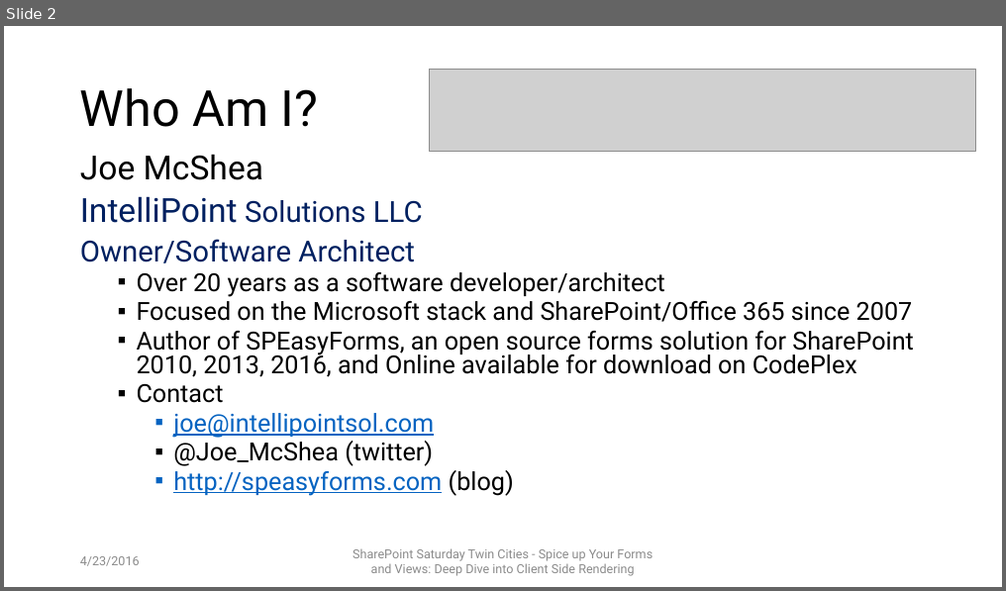
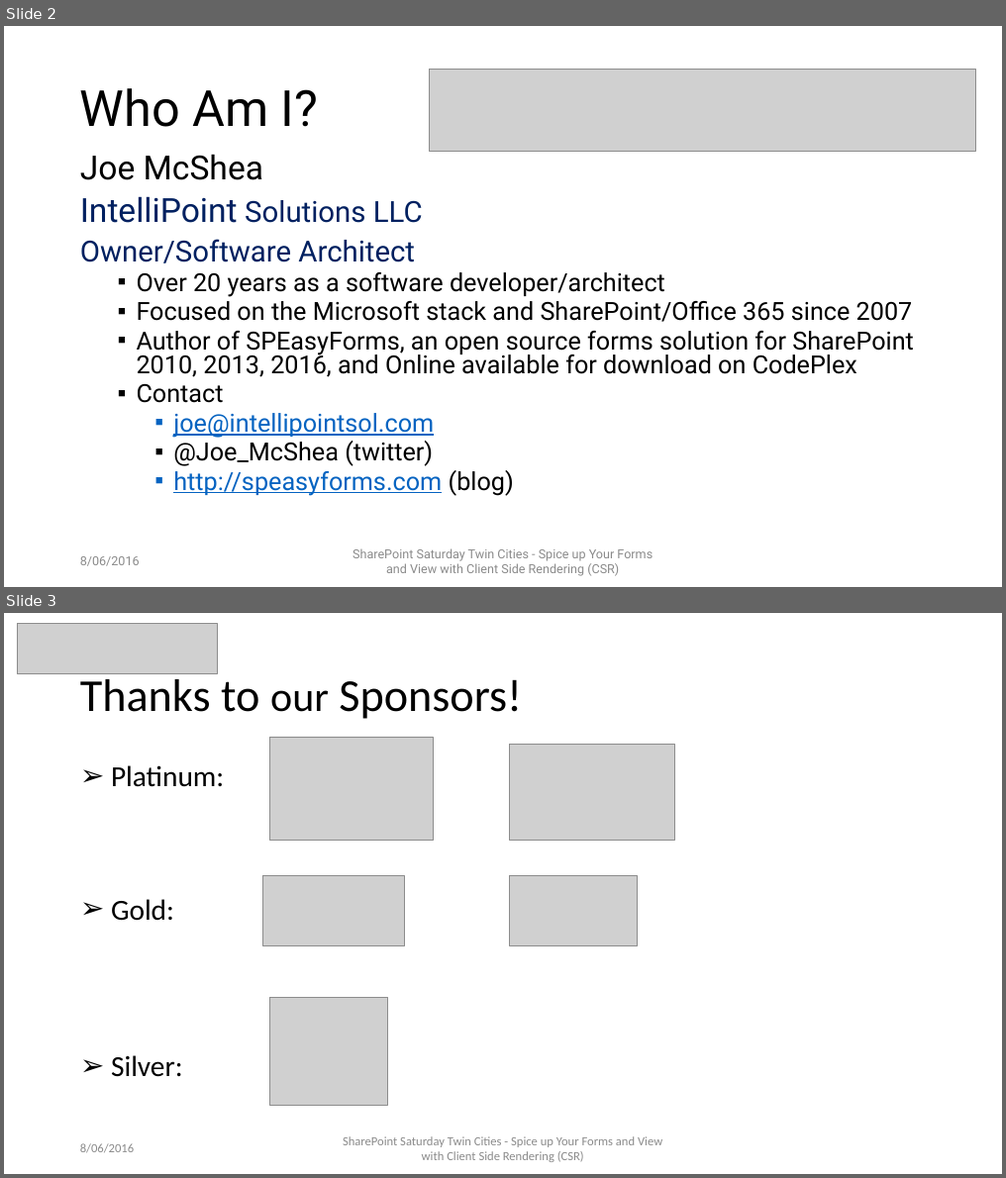
Before and after one commit to mcsheaj/CSRDemos, a slide deck: SPSPittsburgh_CSR.pptx. Shown one above the other, each under a label of ours: slide 2 before the commit, slides 2 and 3 after it. The pictures are 1006x591 and 1006x1178 pixels, drawn with LibreOffice and Linux fonts; fonts in the diff are those of the drawing; grey boxes stand for pictures; background and template pictures are left out. Boxes give left, top, right and bottom in pixels: in the first picture for what was removed or moved away, otherwise in the second. Text is boxed around its words. In the diff, an @@ line names an element or a change of style, - is before the commit and + after.

```diff
--- a/SPSPittsburgh_CSR.pptx
+++ b/SPSPittsburgh_CSR.pptx
@@ slide 3 added at (4,613,1002,1174), background #FFFFFF @@
@@ picture added at (17,624,217,674) @@
@@ title added at (80,673,522,719), 44 pt, text #000000 @@
+Thanks to our Sponsors!
@@ picture added at (269,737,433,841) @@
@@ picture added at (510,745,675,841) @@
@@ text added at (111,765,224,1077), 28 pt, text #000000 @@
+➢ Platinum:
+➢ Gold:
+➢ Silver:
@@ picture added at (263,875,405,947) @@
@@ picture added at (510,875,638,947) @@
@@ picture added at (269,998,388,1106) @@
@@ text added at (80,1144,134,1154), 12 pt, text #8C8C8C @@
+8/06/2016
@@ text added at (343,1137,662,1162), 12 pt, text #8C8C8C @@
+SharePoint Saturday Twin Cities - Spice up Your Forms and View with Client Side Rendering (CSR)
@@ slide 2 changed as well @@
@@ text at (80,557,140,567): text changed @@
-4/23/2016
+8/06/2016
@@ text at (352,549,652,576): text changed @@
-SharePoint Saturday Twin Cities - Spice up Your Forms and Views: Deep Dive into Client Side Rendering
+SharePoint Saturday Twin Cities - Spice up Your Forms and View with Client Side Rendering (CSR)
```
Also in this commit, not shown: 21 other slides changed, 5 other slides added, 4 slides removed.
